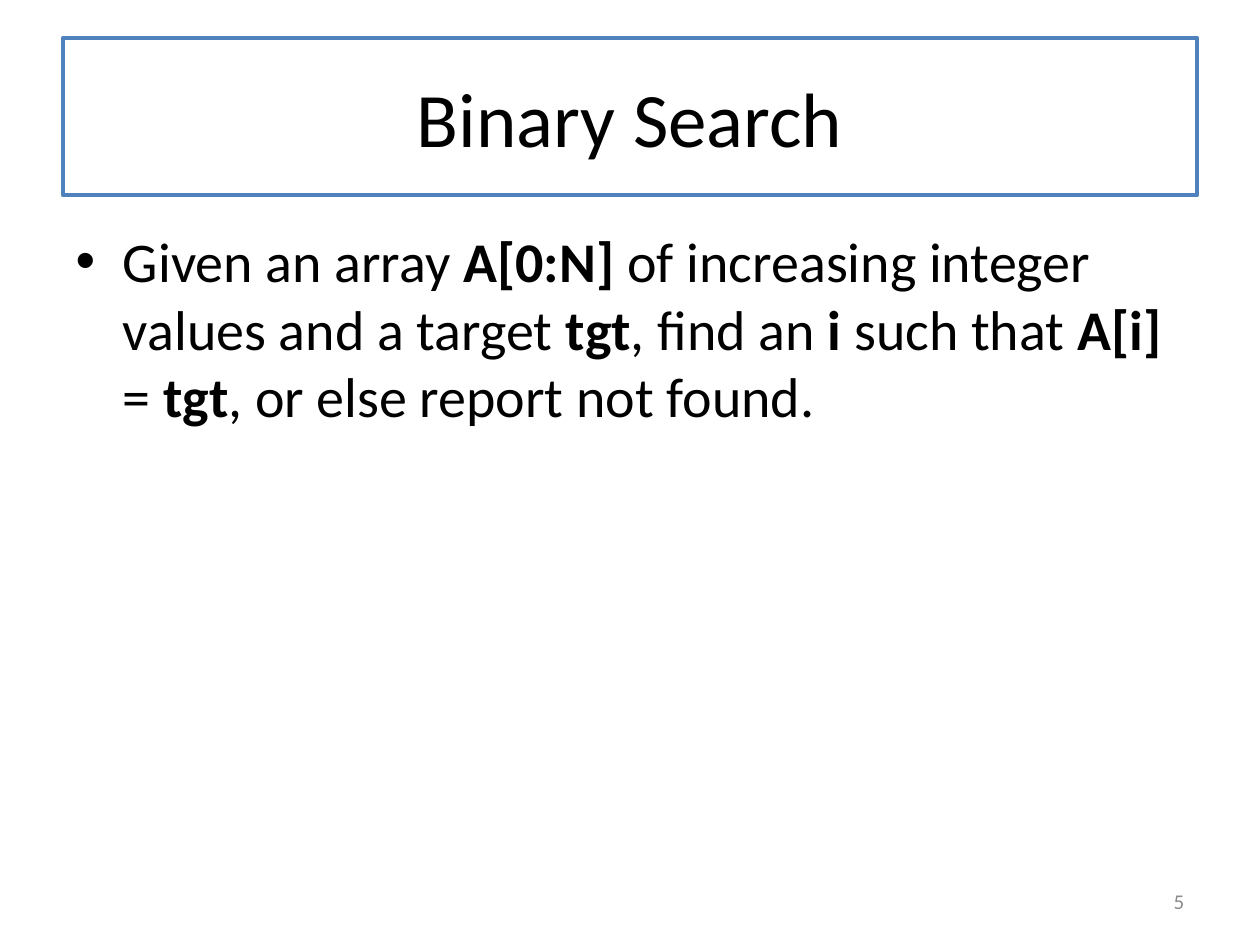
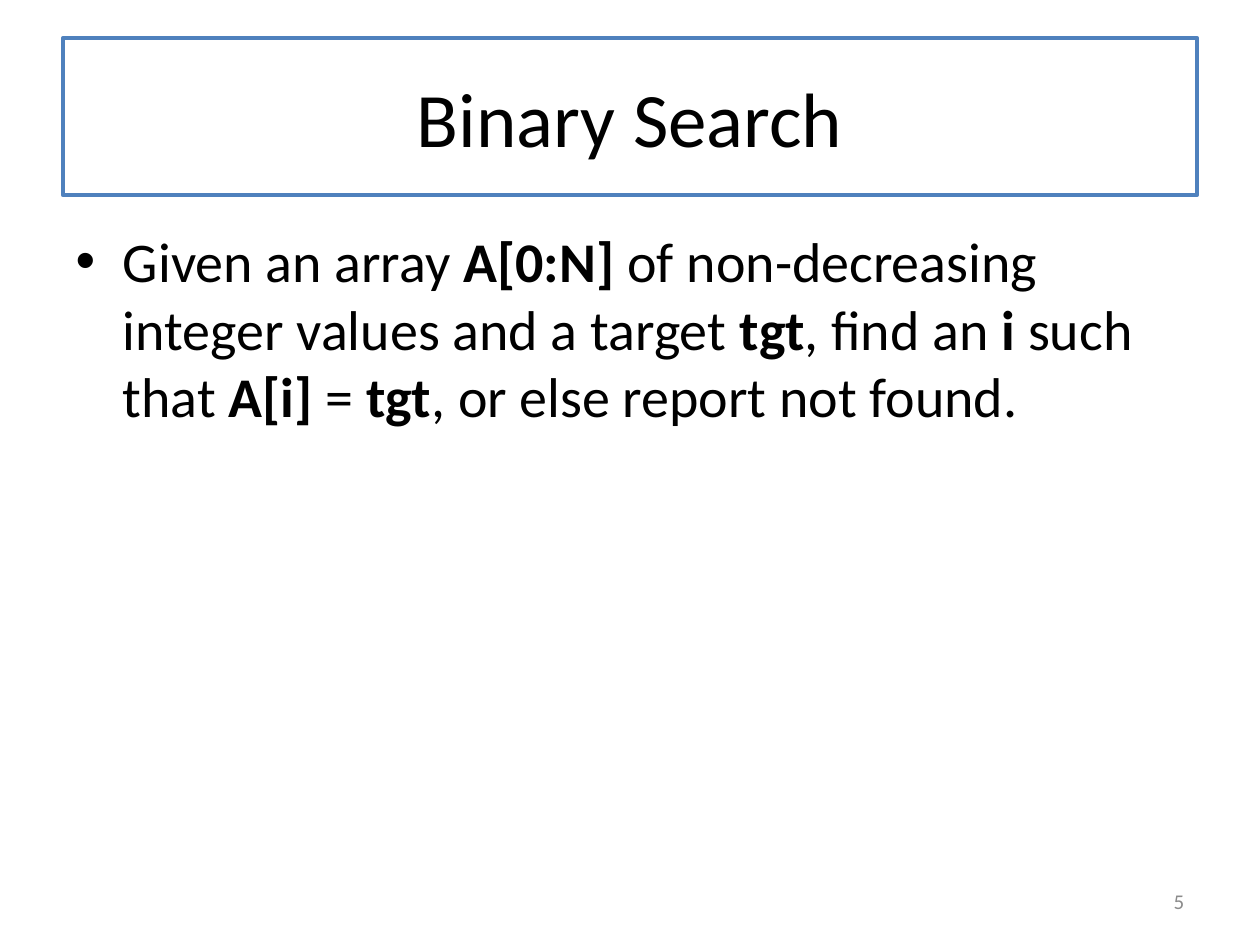
Before and after one commit to mwand/cs5010f17, a slide deck: slide 5 of Slides/Lesson 8.2 Binary Search.pptx. Drawn at 1260x945 pixels with LibreOffice and Linux fonts; fonts in the diff are those of the drawing. Boxes give left, top, right and bottom in pixels: in the first picture for what was removed or moved away, otherwise in the second. Text is boxed around its words. In the diff, an @@ line names an element or a change of style, - is before the commit and + after.

```diff
--- a/Slides/Lesson 8.2 Binary Search.pptx
+++ b/Slides/Lesson 8.2 Binary Search.pptx
@@ text at (123, 241, 1132, 427): text changed @@
-• Given an array A[0:N] of increasing integer values and a target tgt, find an i such that A[i] = tgt, or else report not found.
+• Given an array A[0:N] of non-decreasing integer values and a target tgt, find an i such that A[i] = tgt, or else report not found.
```
Also in this commit, not shown: 6 other slides changed, 2 slides added, 1 slide removed, 1 other file.
